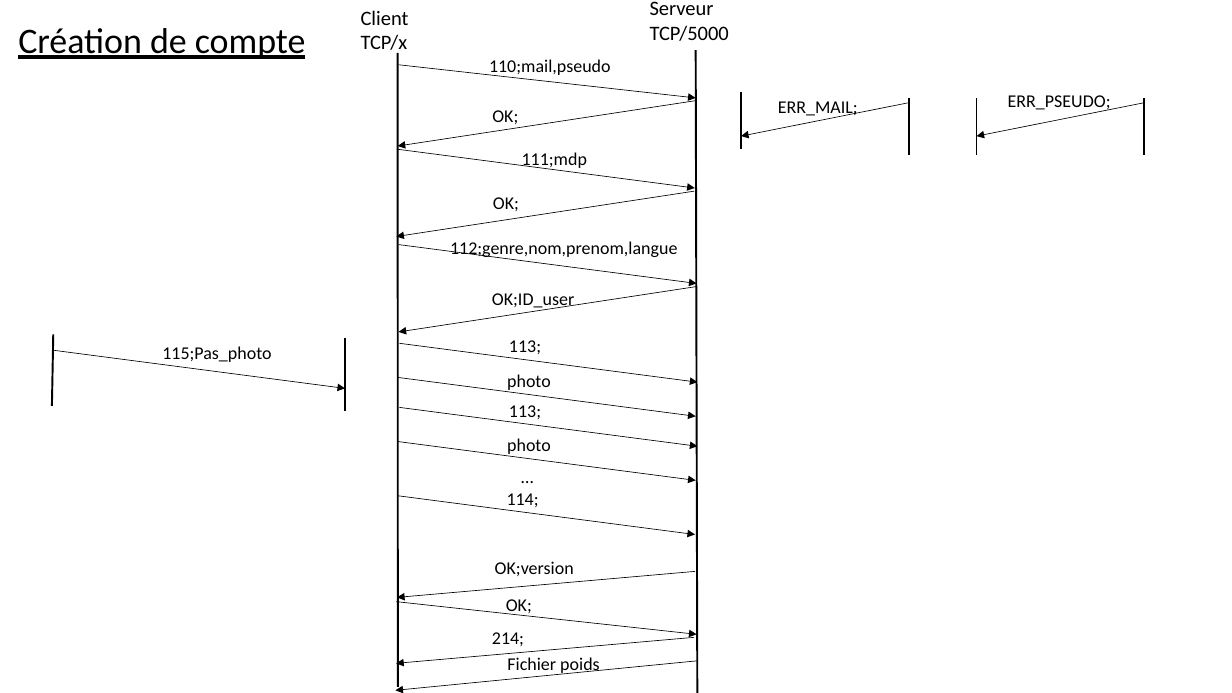
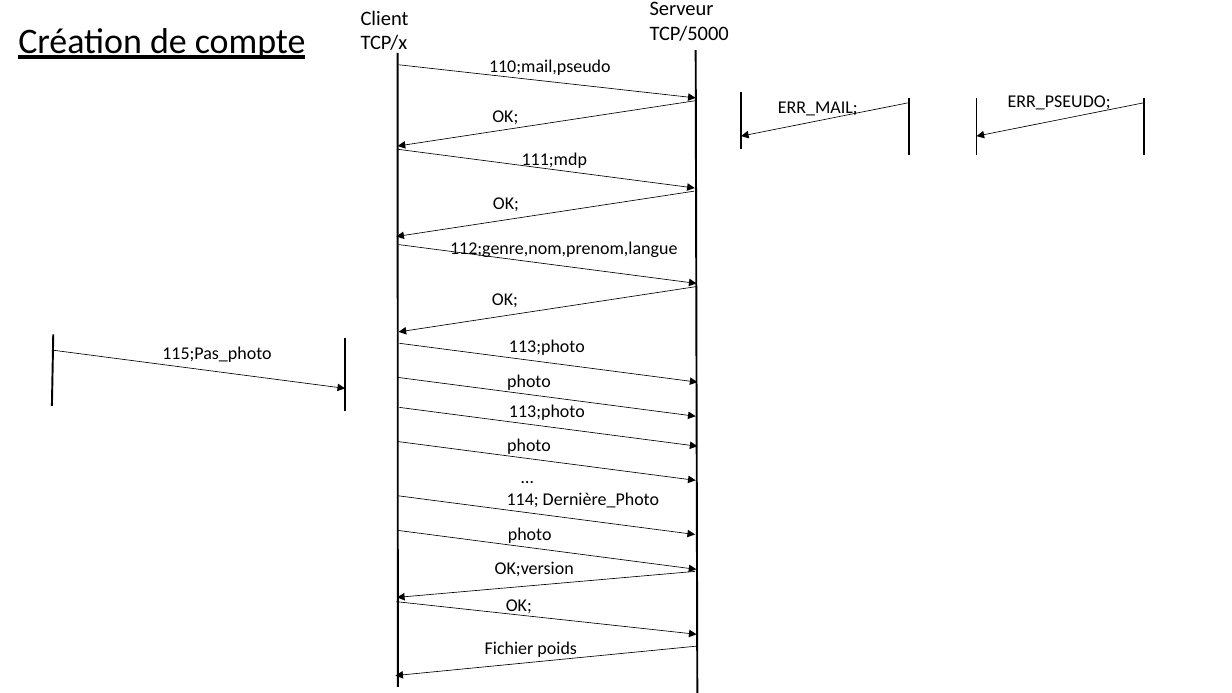
Before and after one commit to MattVil/Face_Key, a slide deck: slide 1 of reseau/schema/reseau.pptx. Drawn at 1232x693 pixels with LibreOffice and Linux fonts; fonts in the diff are those of the drawing. Boxes give left, top, right and bottom in pixels: in the first picture for what was removed or moved away, otherwise in the second. Text is boxed around its words. In the diff, an @@ line names an element or a change of style, - is before the commit and + after.

```diff
--- a/reseau/schema/reseau.pptx
+++ b/reseau/schema/reseau.pptx
@@ text at <box>492,293,518,307</box>: text changed @@
-OK;ID_user
+OK;
@@ text at <box>509,339,585,358</box>: text changed @@
-113;
+113;photo
@@ text at <box>509,404,585,422</box>: text changed @@
-113;
+113;photo
@@ text at <box>507,492,659,510</box>: text changed @@
-114;
+114; Dernière_Photo
@@ arrow moved from (694, 638) - (396, 664) to (398, 531) - (697, 569) @@
@@ text added at <box>508,527,552,545</box>, 14 pt, text #000000 @@
+photo
@@ arrow moved from (698, 661) - (396, 690) to (698, 646) - (396, 676) @@
@@ text "Fichier poids": place and size @@
-text "Fichier poids" at <box>507,657,600,676</box>
+text "Fichier poids" at <box>485,641,577,660</box>
@@ text removed at <box>492,632,524,646</box> @@
-214;
```
Also in this commit, not shown: 3 other slides changed, 5 other files.
